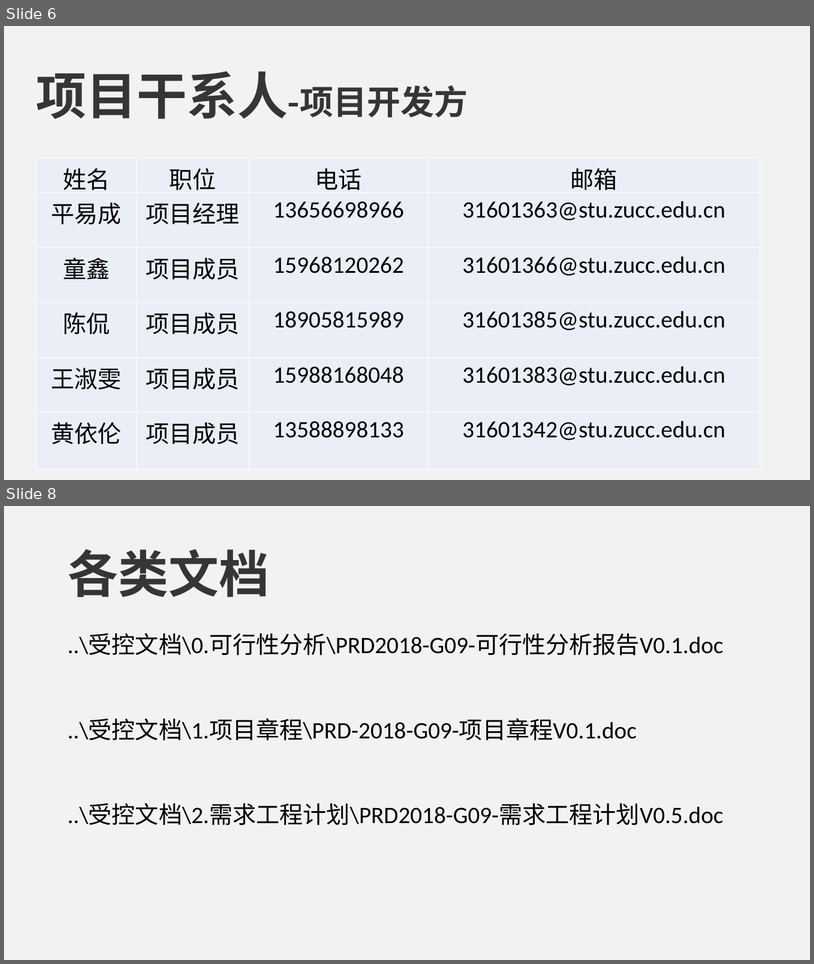
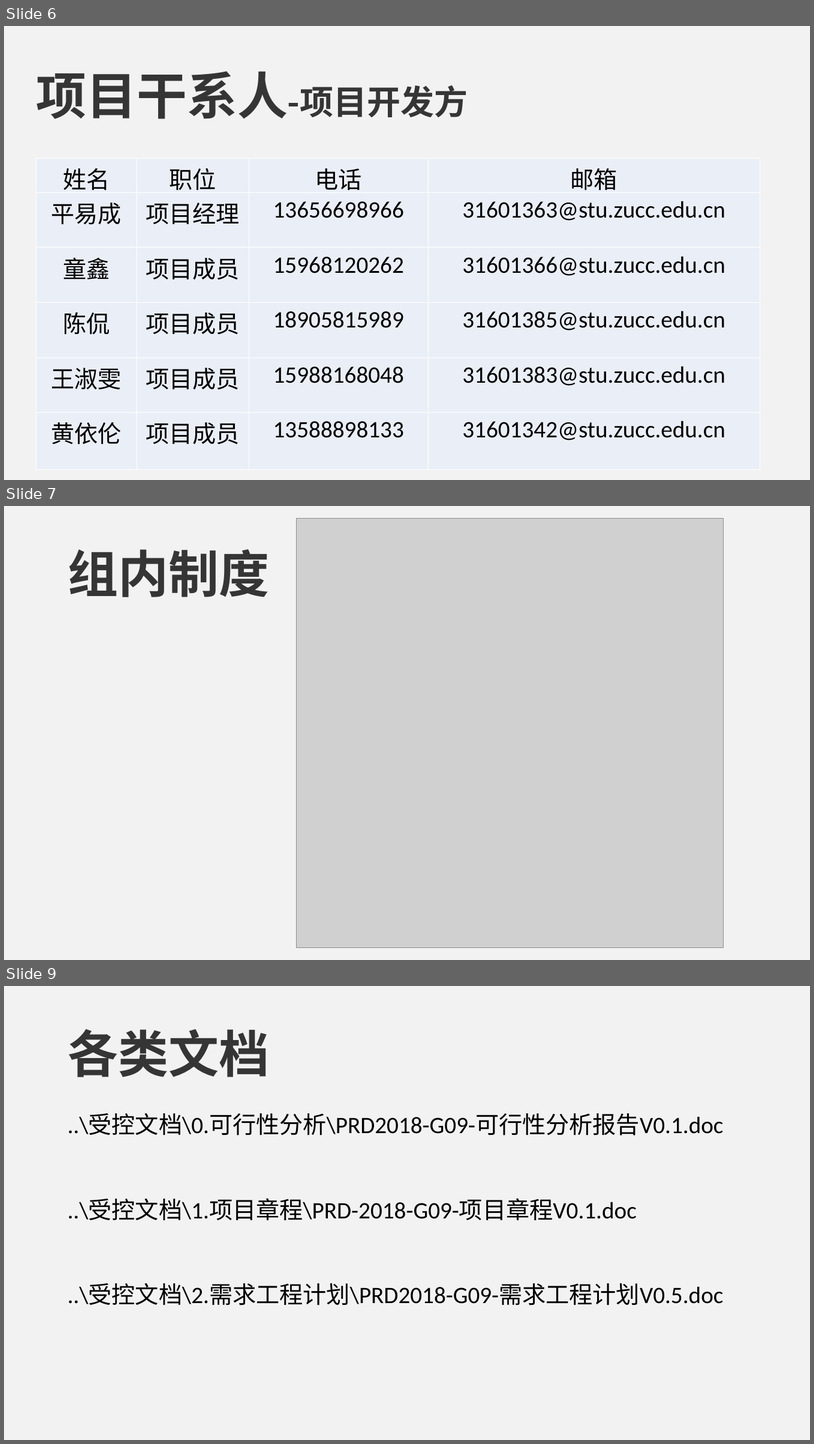
Before and after one commit to PRD2018-G09/Educational-Website, a slide deck: 受控文档/2.需求工程计划/PRD2018-G09-需求工程计划PPT.ppt. Shown one above the other, each under a label of ours: slides 6 and 8 before the commit, slides 6, 7 and 9 after it; the slides between them are not shown. The pictures are 814x964 and 814x1444 pixels, drawn with LibreOffice and Linux fonts; fonts in the diff are those of the drawing; grey boxes stand for pictures. Boxes give left, top, right and bottom in pixels: in the first picture for what was removed or moved away, otherwise in the second. Text is boxed around its words. In the diff, an @@ line names an element or a change of style, - is before the commit and + after.

```diff
--- a/受控文档/2.需求工程计划/PRD2018-G09-需求工程计划PPT.ppt
+++ b/受控文档/2.需求工程计划/PRD2018-G09-需求工程计划PPT.ppt
@@ slide 7 added at <box>4,506,810,960</box>, background #F2F2F2 @@
@@ picture added at <box>297,518,724,946</box> @@
@@ text added at <box>68,549,270,597</box>, 60 pt, text #353535, bold @@
+组内制度
@@ what was slide 8 is now slide 9 @@
```
Also in this commit, not shown: 2 slides changed, 4 other slides added.
